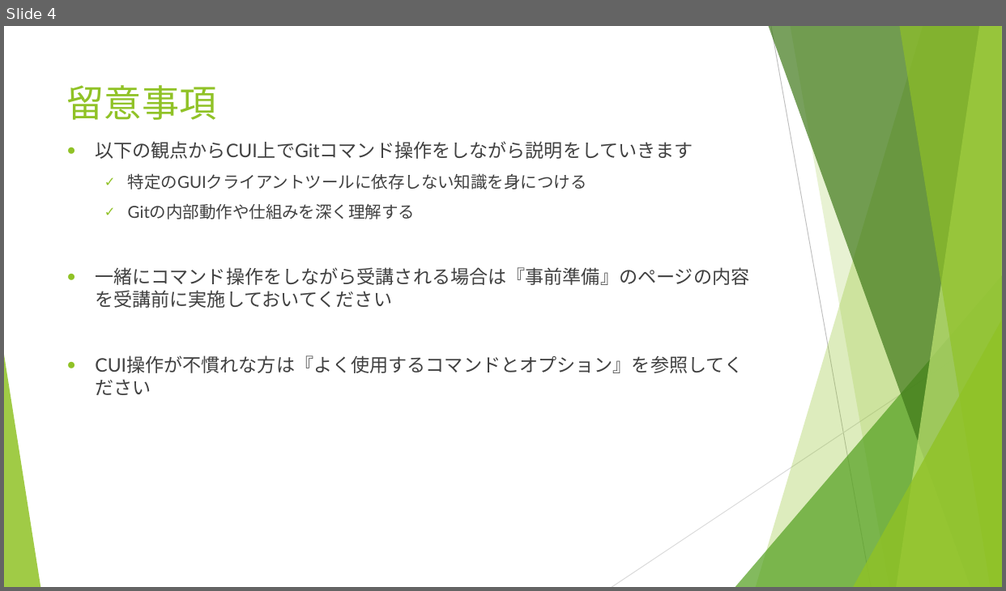
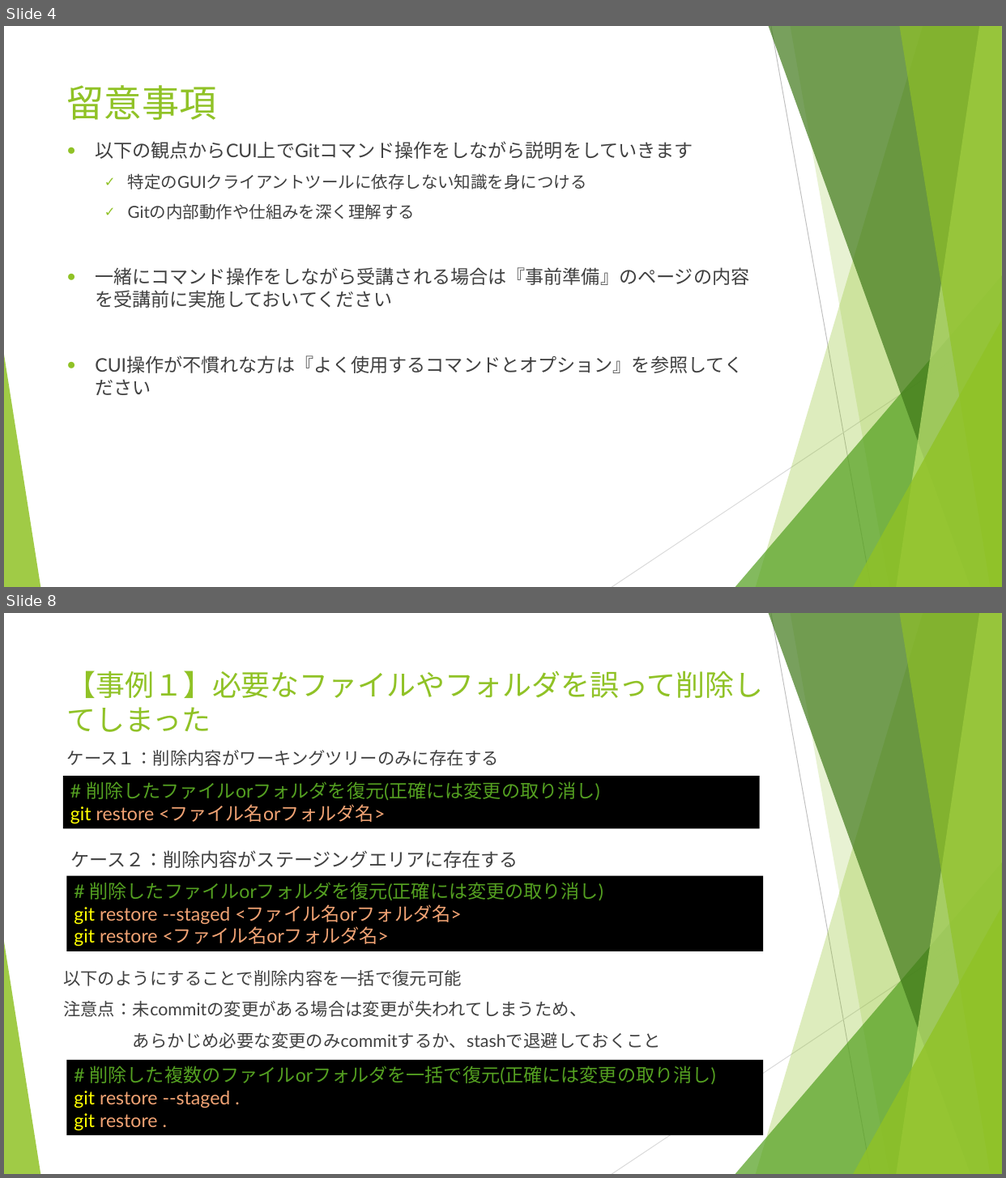
Before and after one commit to yusuke8655/git-trouble-shooting, a slide deck: Gitトラブルシューティング.pptx. Shown one above the other, each under a label of ours: slide 4 before the commit, slides 4 and 8 after it; the slides between them are not shown. The pictures are 1006x591 and 1006x1178 pixels, drawn with LibreOffice and Linux fonts; fonts in the diff are those of the drawing. Boxes give left, top, right and bottom in pixels: in the first picture for what was removed or moved away, otherwise in the second. Text is boxed around its words. In the diff, an @@ line names an element or a change of style, - is before the commit and + after.

Commit message:
バーチャルリアリティ学会大会内容追加

```diff
--- a/Gitトラブルシューティング.pptx
+++ b/Gitトラブルシューティング.pptx
@@ slide 8 added at (x1=4, y1=613, x2=1002, y2=1174), background #FFFFFF; not listed: 10 template elements that a slide beside it also shows @@
@@ title added at (x1=67, y1=671, x2=763, y2=732), 28 pt, text #90C226 @@
+【事例１】必要なファイルやフォルダを誤って削除してしまった
@@ text added at (x1=67, y1=750, x2=499, y2=766), 16.6 pt, text #404040 @@
+ケース１：削除内容がワーキングツリーのみに存在する
@@ rectangle added at (x1=63, y1=776, x2=760, y2=829), fill #000000, 18 pt, text #54A021 @@
+# 削除したファイルorフォルダを復元(正確には変更の取り消し)
+git restore <ファイル名orフォルダ名>
@@ text added at (x1=70, y1=850, x2=518, y2=868), 18 pt, text #404040 @@
+ケース２：削除内容がステージングエリアに存在する
@@ rectangle added at (x1=67, y1=875, x2=764, y2=952), fill #000000, 18 pt, text #F1A374 @@
+# 削除したファイルorフォルダを復元(正確には変更の取り消し)
+git restore --staged <ファイル名orフォルダ名>
+git restore <ファイル名orフォルダ名>
@@ text added at (x1=63, y1=970, x2=661, y2=1049), 16.6 pt, text #404040 @@
+以下のようにすることで削除内容を一括で復元可能
+注意点：未commitの変更がある場合は変更が失われてしまうため、
+あらかじめ必要な変更のみcommitするか、stashで退避しておくこと
@@ rectangle added at (x1=67, y1=1060, x2=764, y2=1135), fill #000000, 18 pt, text #54A021 @@
+# 削除した複数のファイルorフォルダを一括で復元(正確には変更の取り消し)
+git restore --staged .
+git restore .
```
Also in this commit, not shown: 14 slides changed, 4 other slides added.
